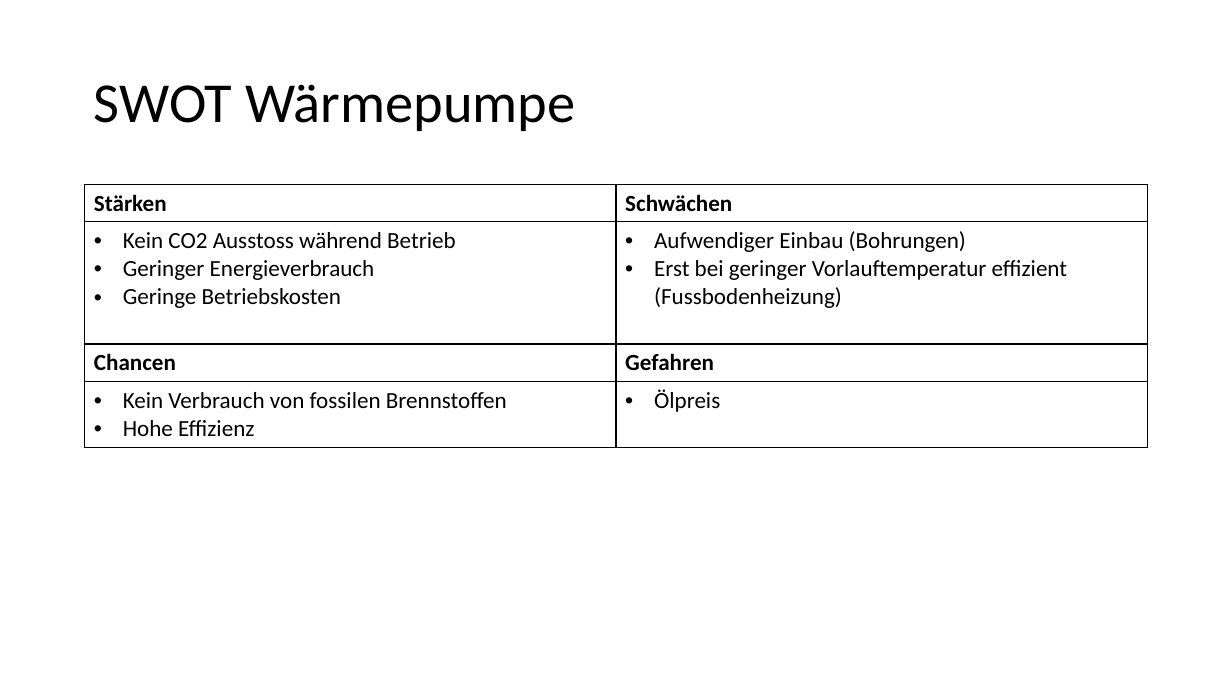
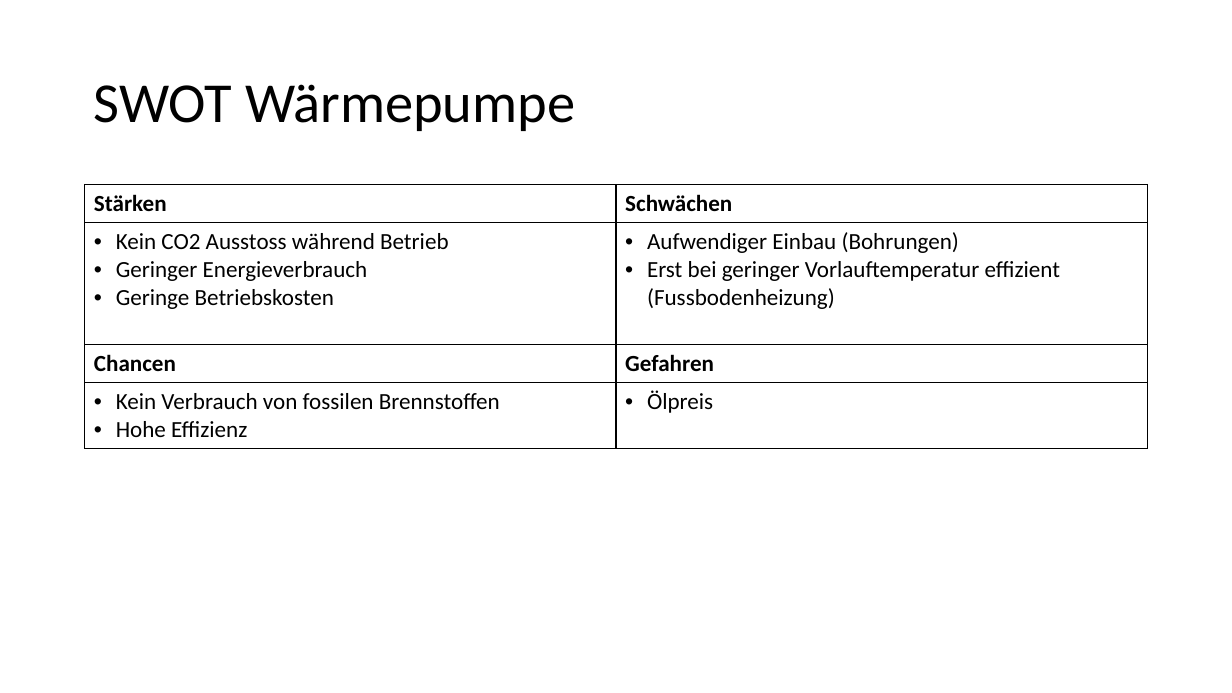
Before and after one commit to Gpas/nachhaltigkeit, a slide deck: slide 7 of presentation/Wärmepumpe.pptx (slide 6 before the commit). Drawn at 1232x693 pixels with LibreOffice and Linux fonts; fonts in the diff are those of the drawing. Boxes give left, top, right and bottom in pixels: in the first picture for what was removed or moved away, otherwise in the second. Text is boxed around its words. In the diff, an @@ line names an element or a change of style, - is before the commit and + after.

```diff
--- a/presentation/Wärmepumpe.pptx
+++ b/presentation/Wärmepumpe.pptx
@@ table at (x1=85, y1=185, x2=1148, y2=445) @@
@@ indent changed @@
@@ borders changed @@
```
Also in this commit, not shown: 4 other slides changed, 1 slide added.
